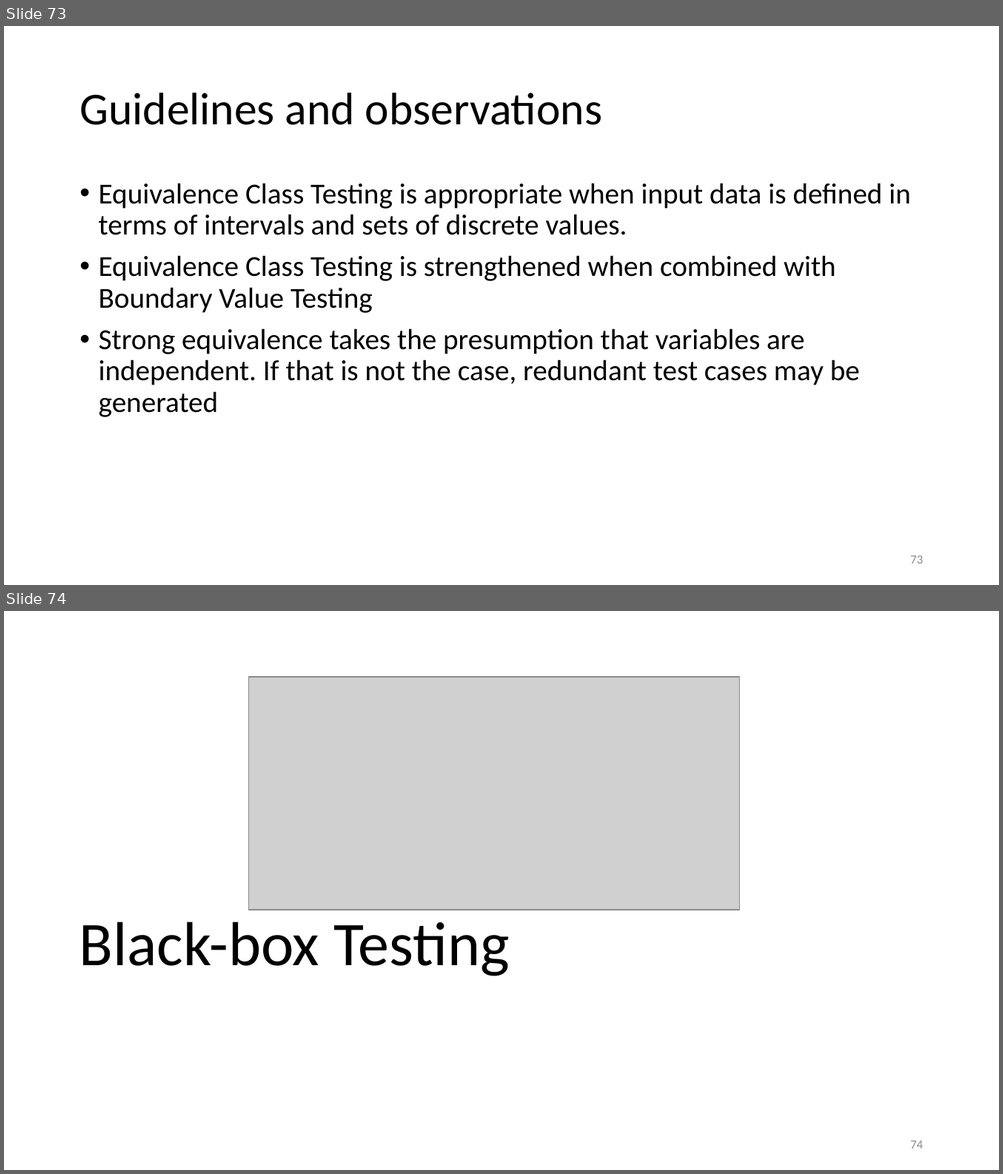
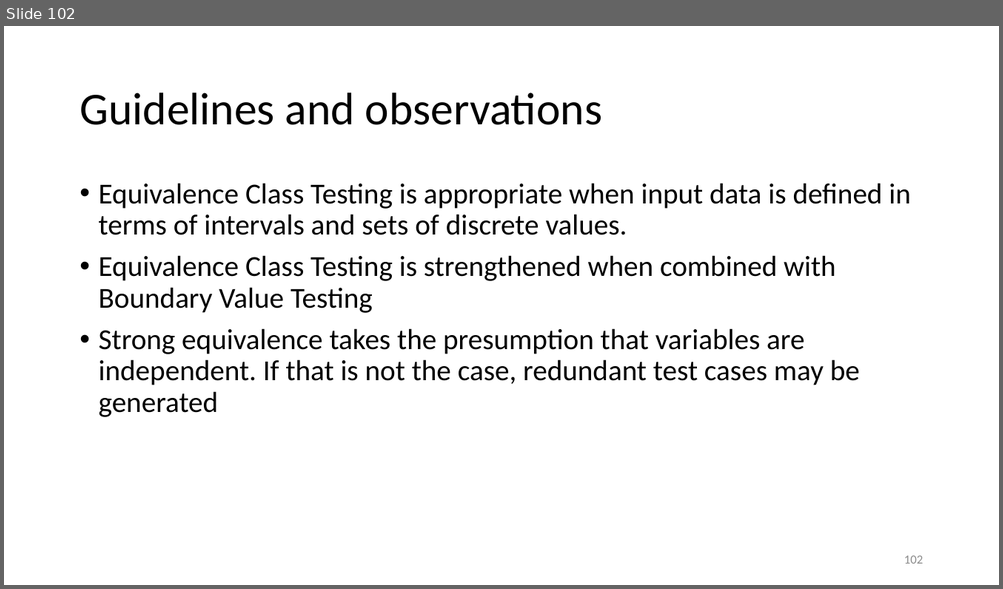
Before and after one commit to malenezi/malenezi, a slide deck: SE401/Lectures/6-Black Box Testing/Black Box Testing.pptx. Shown one above the other, each under a label of ours: slides 73 and 74 before the commit, slide 102 after it. The pictures are 1003x1174 and 1003x589 pixels, drawn with LibreOffice and Linux fonts; fonts in the diff are those of the drawing; grey boxes stand for pictures. Boxes give left, top, right and bottom in pixels: in the first picture for what was removed or moved away, otherwise in the second. Text is boxed around its words. In the diff, an @@ line names an element or a change of style, - is before the commit and + after.

```diff
--- a/SE401/Lectures/6-Black Box Testing/Black Box Testing.pptx
+++ b/SE401/Lectures/6-Black Box Testing/Black Box Testing.pptx
@@ slide 74 removed at (4, 611, 999, 1170), background #FFFFFF @@
@@ picture removed at (249, 677, 739, 909) @@
@@ title removed at (79, 922, 509, 977) @@
-Black-box Testing
@@ page number removed at (910, 1141, 922, 1149) @@
-74
@@ what was slide 73 is now slide 102 @@
@@ page number at (904, 556, 922, 564): text changed @@
-73
+102
```
Also in this commit, not shown: 2 slides changed, 1 slide added, 1 other slide removed, 2 other files.
